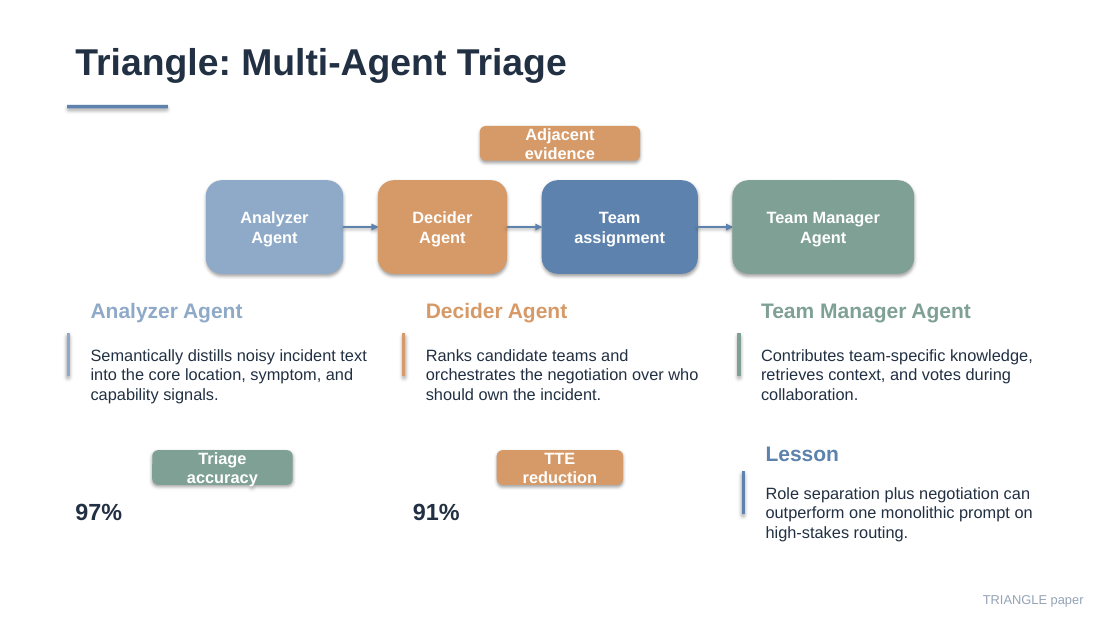
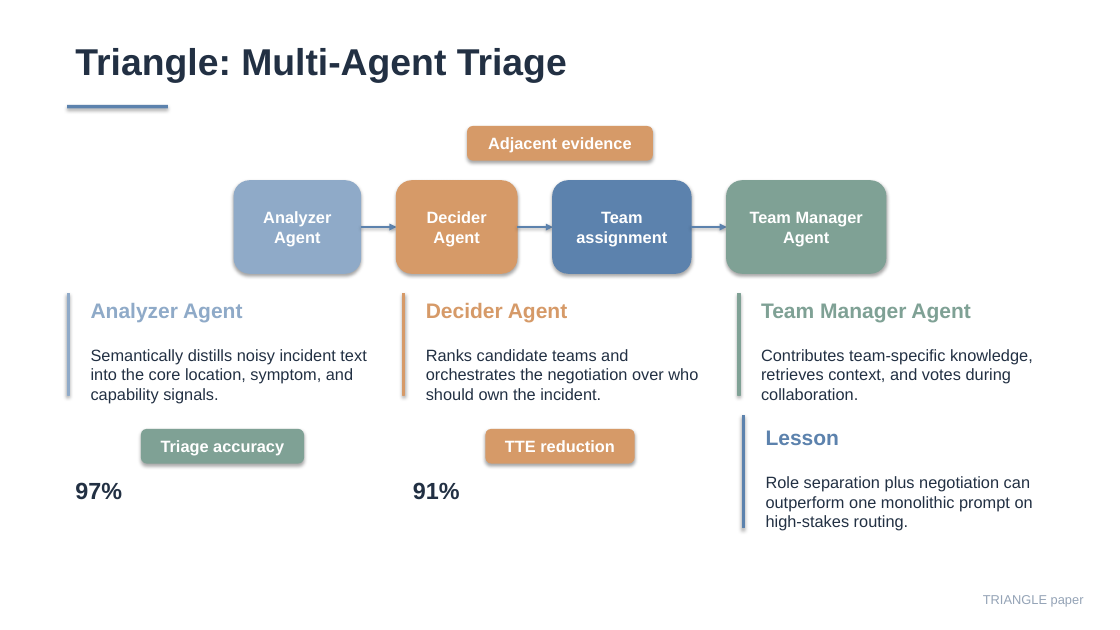
Before and after one commit to Lincyaw/paperops, a slide deck: slide 15 of examples/self-intro/diagnostic_world_model.pptx. Drawn at 1120x630 pixels with LibreOffice and Linux fonts; fonts in the diff are those of the drawing. Boxes give left, top, right and bottom in pixels: in the first picture for what was removed or moved away, otherwise in the second. Text is boxed around its words. In the diff, an @@ line names an element or a change of style, - is before the commit and + after.

Commit message:
update ppt

```diff
--- a/examples/self-intro/diagnostic_world_model.pptx
+++ b/examples/self-intro/diagnostic_world_model.pptx
@@ rounded rectangle "Adjacent evidence": place and size @@
-rounded rectangle "Adjacent evidence" at [480, 126, 640, 160]
+rounded rectangle "Adjacent evidence" at [467, 126, 653, 160]
@@ rounded rectangle "Analyzer Agent": place and size @@
-rounded rectangle "Analyzer Agent" at [207, 181, 343, 273]
+rounded rectangle "Analyzer Agent" at [234, 181, 361, 273]
@@ rounded rectangle "Decider Agent": place and size @@
-rounded rectangle "Decider Agent" at [378, 181, 507, 273]
+rounded rectangle "Decider Agent" at [397, 181, 518, 273]
@@ rounded rectangle "Team assignment": place and size @@
-rounded rectangle "Team assignment" at [543, 181, 697, 273]
+rounded rectangle "Team assignment" at [553, 181, 691, 273]
@@ rounded rectangle "Team Manager Agent": place and size @@
-rounded rectangle "Team Manager Agent" at [734, 181, 914, 273]
+rounded rectangle "Team Manager Agent" at [727, 181, 886, 273]
@@ arrow moved from (343, 227) - (378, 227) to (360, 227) - (397, 227) @@
@@ arrow moved from (507, 227) - (543, 227) to (518, 227) - (553, 227) @@
@@ arrow moved from (697, 227) - (734, 227) to (691, 227) - (727, 227) @@
@@ rectangle: place and size @@
-rectangle at [67, 334, 70, 376]
+rectangle at [67, 293, 70, 395]
@@ rectangle: place and size @@
-rectangle at [402, 334, 405, 376]
+rectangle at [402, 293, 405, 395]
@@ rectangle: place and size @@
-rectangle at [738, 334, 740, 376]
+rectangle at [738, 293, 740, 395]
@@ rectangle: place and size @@
-rectangle at [743, 472, 745, 514]
+rectangle at [743, 415, 745, 528]
@@ rounded rectangle "Triage accuracy": place and size @@
-rounded rectangle "Triage accuracy" at [152, 450, 292, 485]
+rounded rectangle "Triage accuracy" at [141, 429, 304, 464]
@@ rounded rectangle "TTE reduction": place and size @@
-rounded rectangle "TTE reduction" at [497, 450, 623, 485]
+rounded rectangle "TTE reduction" at [486, 429, 634, 464]
@@ text "Lesson": place and size @@
-text "Lesson" at [766, 446, 839, 461]
+text "Lesson" at [766, 430, 839, 445]
@@ text "97%": place and size @@
-text "97%" at [75, 503, 122, 521]
+text "97%" at [75, 482, 122, 500]
@@ text "91%": place and size @@
-text "91%" at [413, 503, 460, 520]
+text "91%" at [413, 482, 460, 499]
@@ text "Role separation plus negotiation can ...": place and size @@
-text "Role separation plus negotiation can ..." at [766, 487, 1033, 542]
+text "Role separation plus negotiation can ..." at [766, 476, 1033, 531]
```
Also in this commit, not shown: 19 other slides changed, 10 other files.
